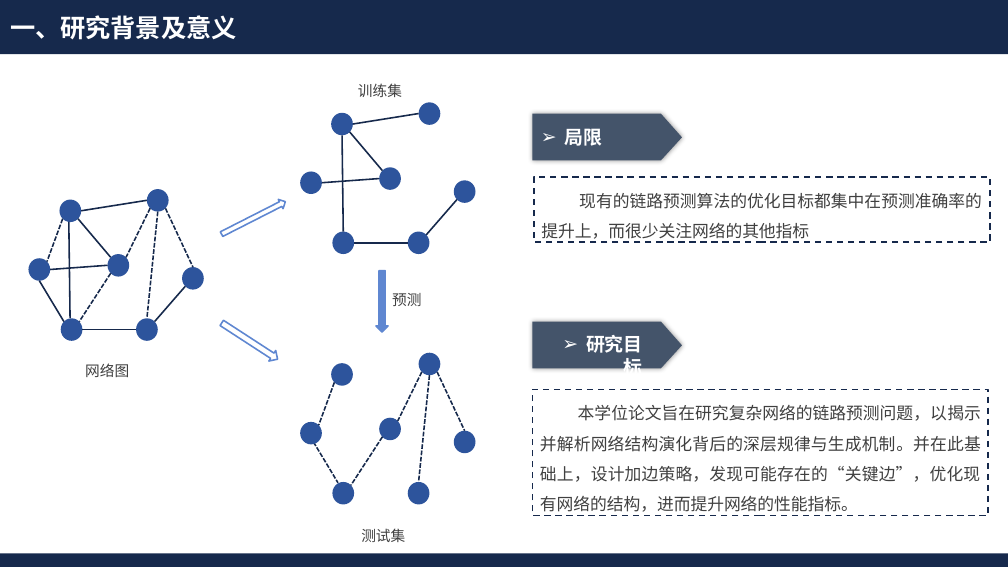
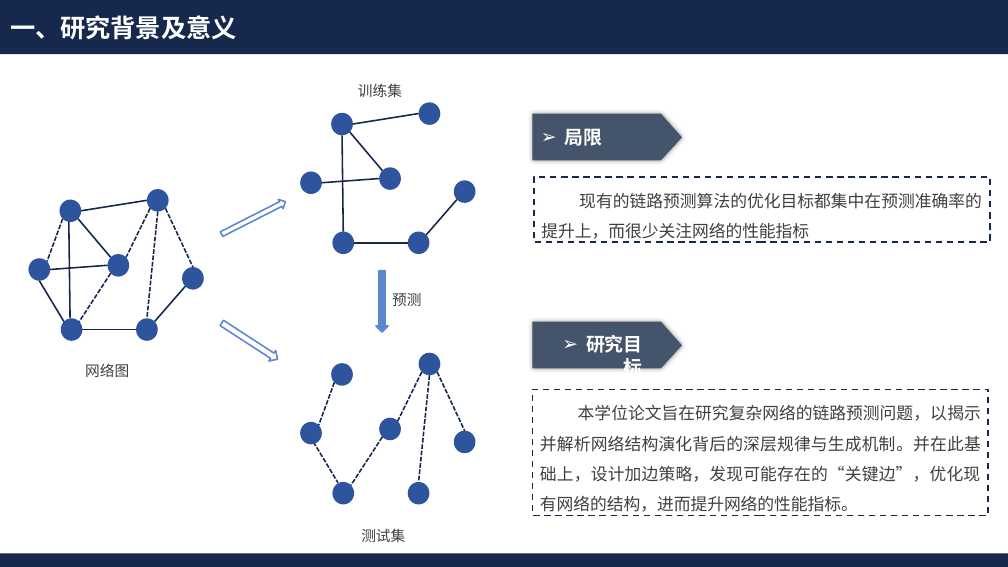
Before and after one commit to Akihi7777/day-day-up, a slide deck: slide 6 of 毕业近在咫尺/开题答辩.pptx. Drawn at 1008x567 pixels with LibreOffice and Linux fonts; fonts in the diff are those of the drawing; background and template pictures are left out. Boxes give left, top, right and bottom in pixels: in the first picture for what was removed or moved away, otherwise in the second. Text is boxed around its words. In the diff, an @@ line names an element or a change of style, - is before the commit and + after.

```diff
--- a/毕业近在咫尺/开题答辩.pptx
+++ b/毕业近在咫尺/开题答辩.pptx
@@ text in rectangle at (541, 193, 982, 242): text changed @@
-现有的链路预测算法的优化目标都集中在预测准确率的提升上，而很少关注网络的其他指标
+现有的链路预测算法的优化目标都集中在预测准确率的提升上，而很少关注网络的性能指标
```
Also in this commit, not shown: 3 other slides changed, 2 slides removed, 1 other file.
